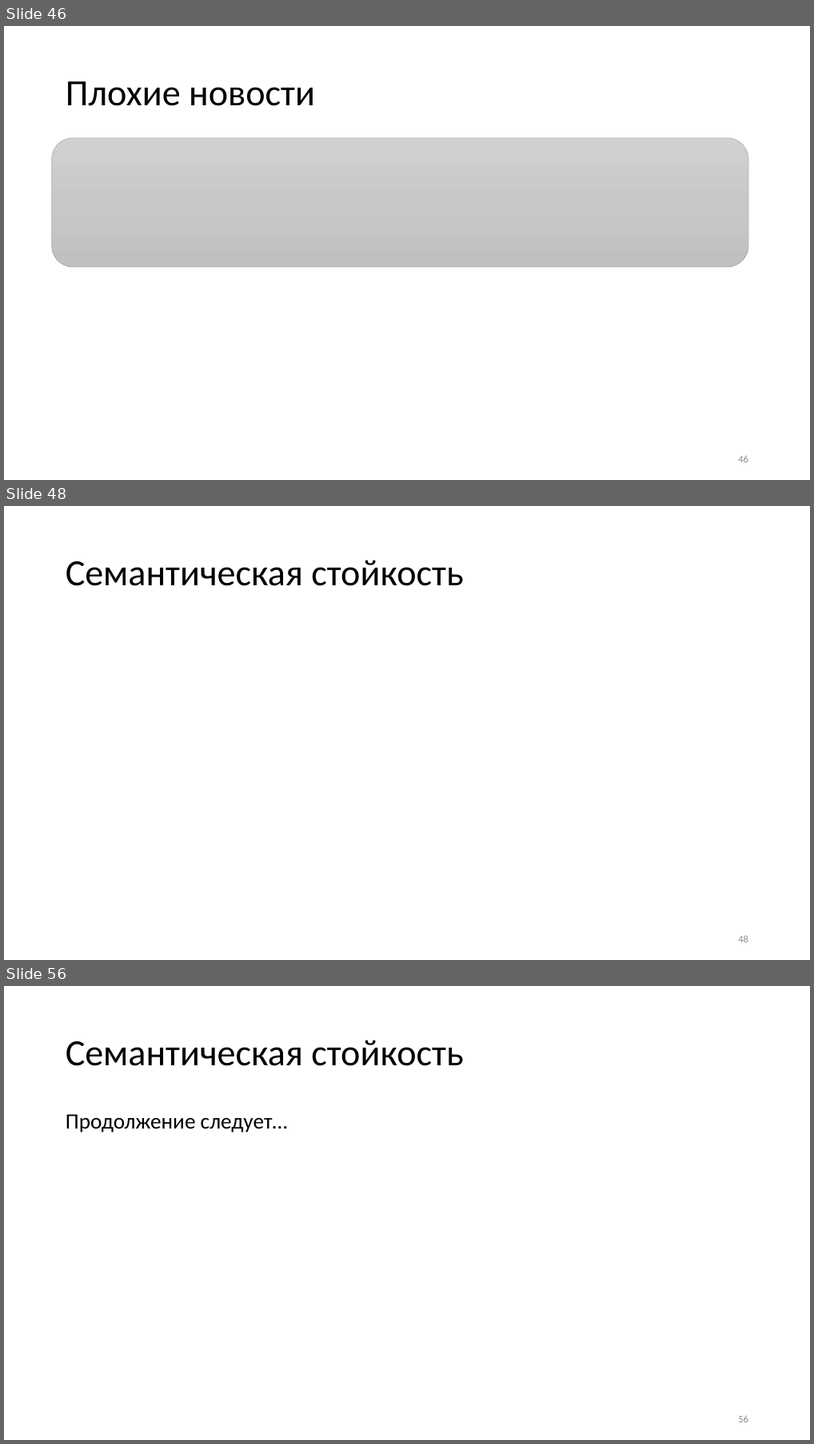
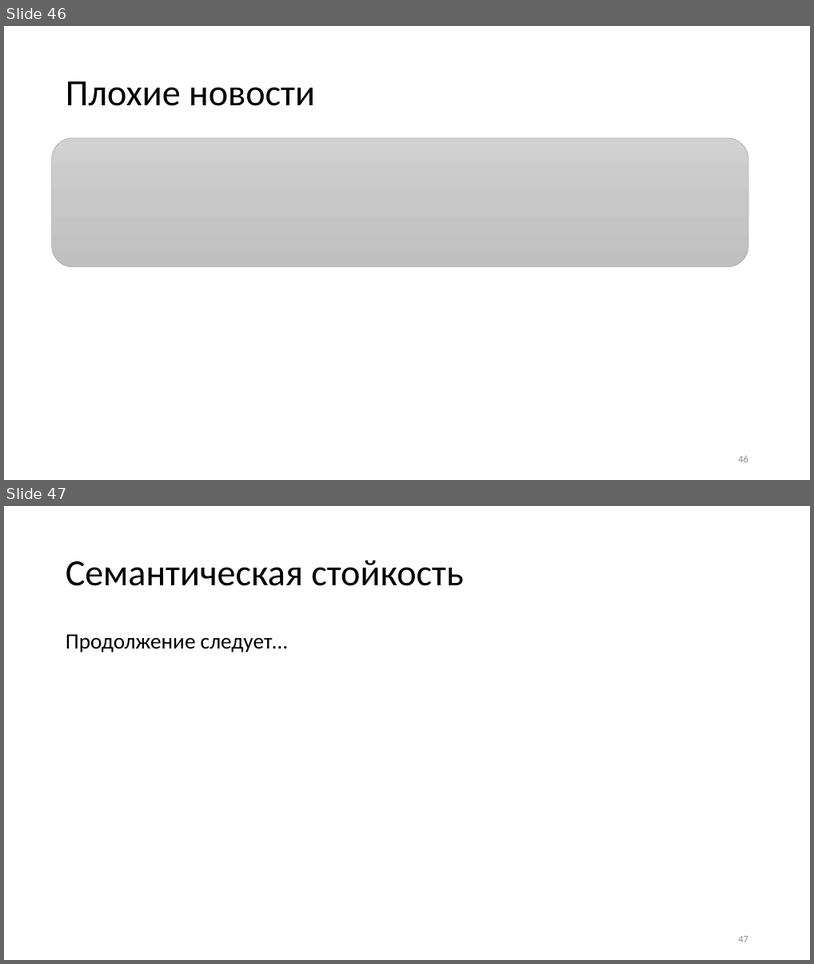
Before and after one commit to CryptoCourse/CryptoLectures, a slide deck: Lectures/Lecture1.pptx. Shown one above the other, each under a label of ours: slides 46, 48 and 56 before the commit, slides 46 and 47 after it; the slides between them are not shown. The pictures are 814x1444 and 814x964 pixels, drawn with LibreOffice and Linux fonts; fonts in the diff are those of the drawing; grey boxes stand for pictures. Boxes give left, top, right and bottom in pixels: in the first picture for what was removed or moved away, otherwise in the second. Text is boxed around its words. In the diff, an @@ line names an element or a change of style, - is before the commit and + after.

```diff
--- a/Lectures/Lecture1.pptx
+++ b/Lectures/Lecture1.pptx
@@ slide 48 removed at (x1=4, y1=506, x2=810, y2=960), background #FFFFFF @@
@@ title removed at (x1=66, y1=560, x2=463, y2=586) @@
-Семантическая стойкость
@@ page number removed at (x1=738, y1=935, x2=749, y2=942) @@
-48
@@ what was slide 56 is now slide 47 @@
@@ page number at (x1=738, y1=936, x2=749, y2=942): text changed @@
-56
+47
```
Also in this commit, not shown: 8 other slides removed, 1 other file.
